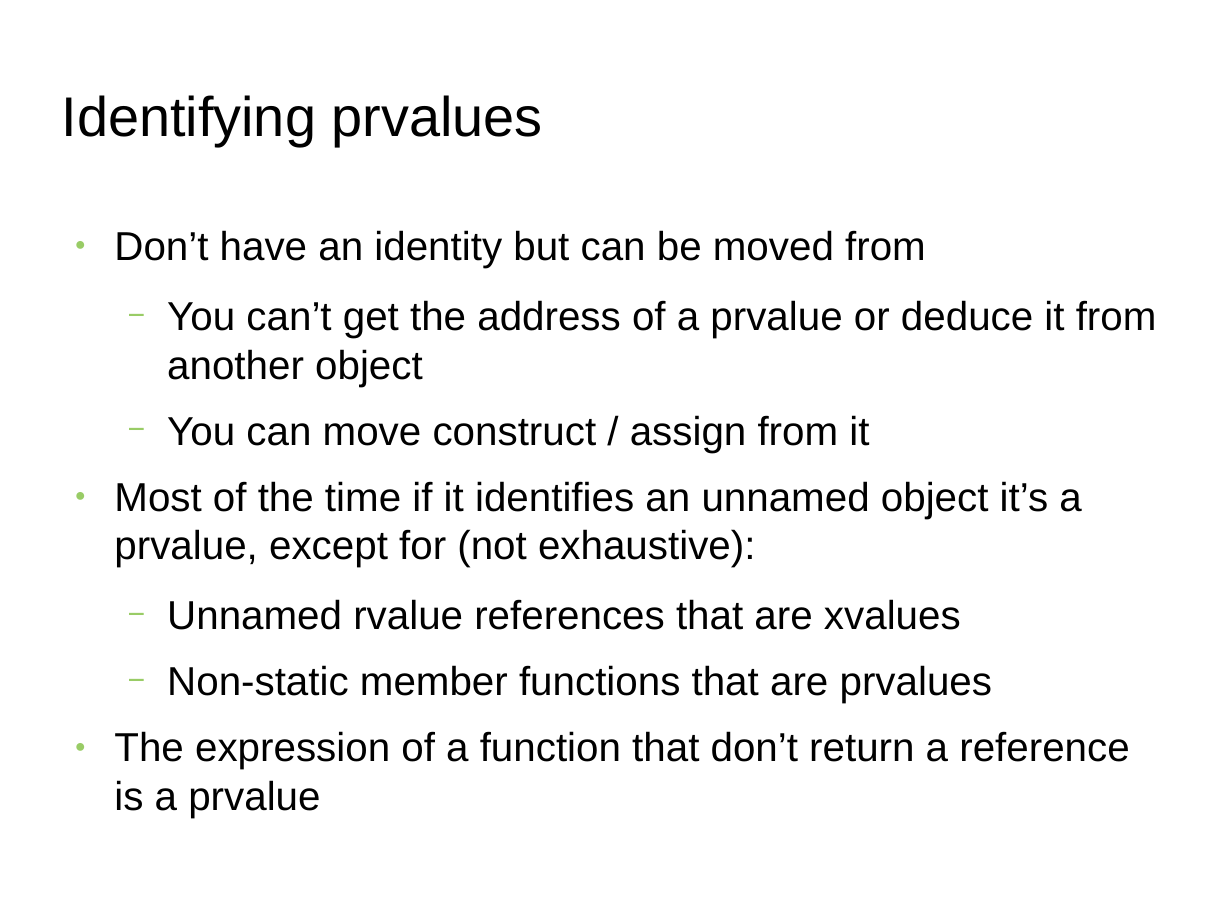
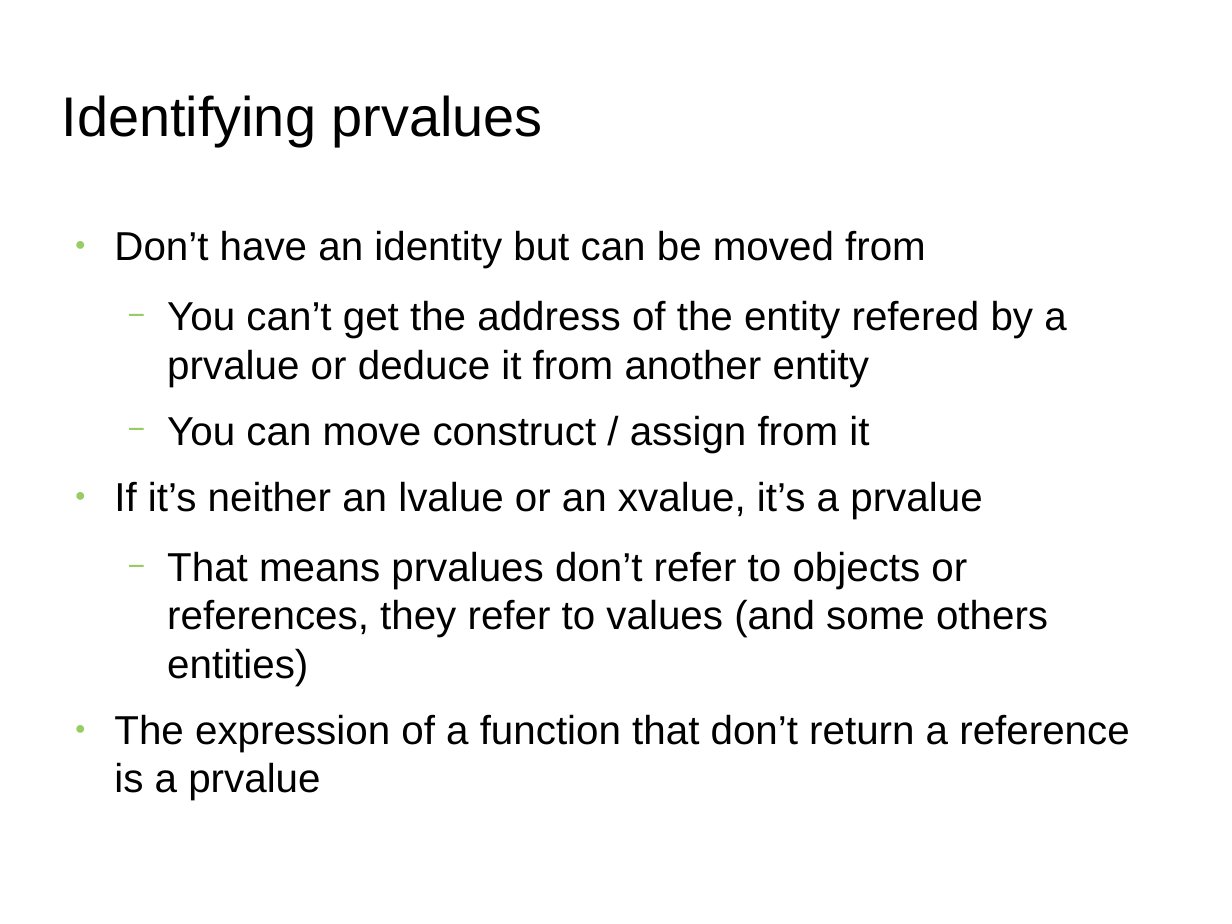
Before and after one commit to FranckRJ/CPP-trainings, a slide deck: slide 13 of traning-move.pt1.odp (slide 14 before the commit). Drawn at 1232x924 pixels with LibreOffice and Linux fonts; fonts in the diff are those of the drawing; background and template pictures are left out. Boxes give left, top, right and bottom in pixels: in the first picture for what was removed or moved away, otherwise in the second. Text is boxed around its words. In the diff, an @@ line names an element or a change of style, - is before the commit and + after.

```diff
--- a/traning-move.pt1.odp
+++ b/traning-move.pt1.odp
@@ text at [167,300,1066,387]: text changed @@
-  − You can’t get the address of a prvalue or deduce it from another object
+  − You can’t get the address of the entity refered by a prvalue or deduce it from another entity
@@ text at [114,481,1048,686]: text changed @@
-● Most of the time if it identifies an unnamed object it’s a prvalue, except for (not exhaustive):
-  − Unnamed rvalue references that are xvalues
-  − Non-static member functions that are prvalues
+● If it’s neither an lvalue or an xvalue, it’s a prvalue
+  − That means prvalues don’t refer to objects or references, they refer to values (and some others entities)
```
Also in this commit, not shown: 7 other slides changed, 1 slide added, 2 slides removed, 2 other files.
